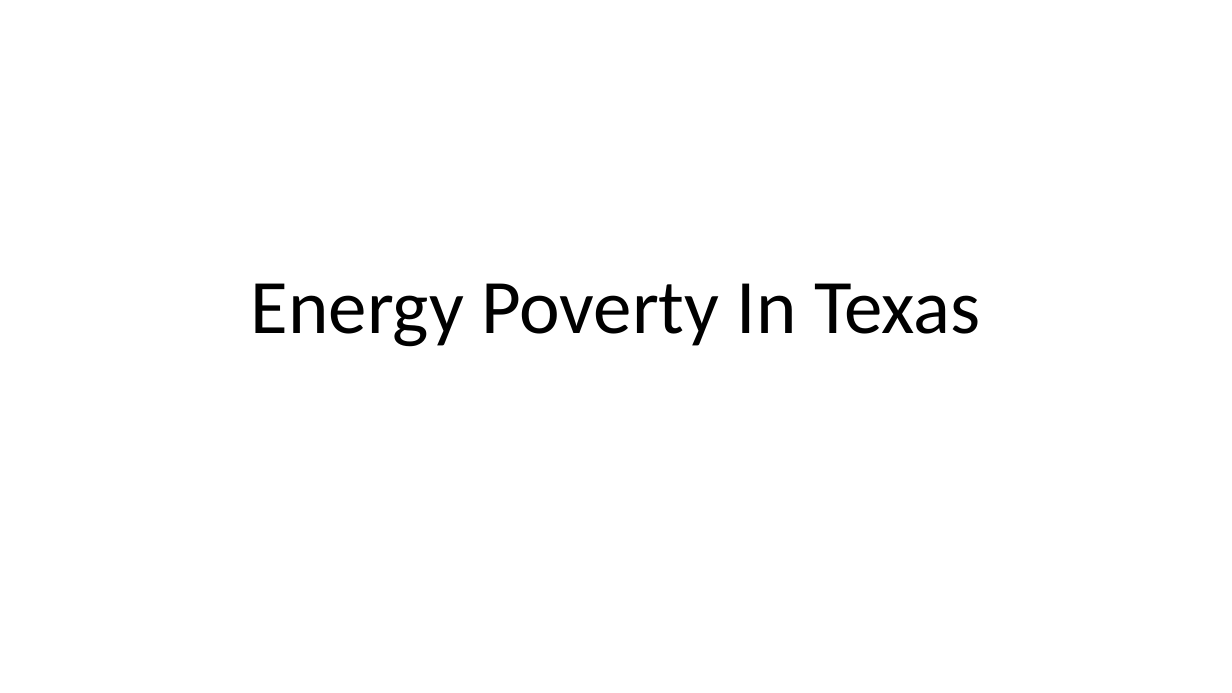
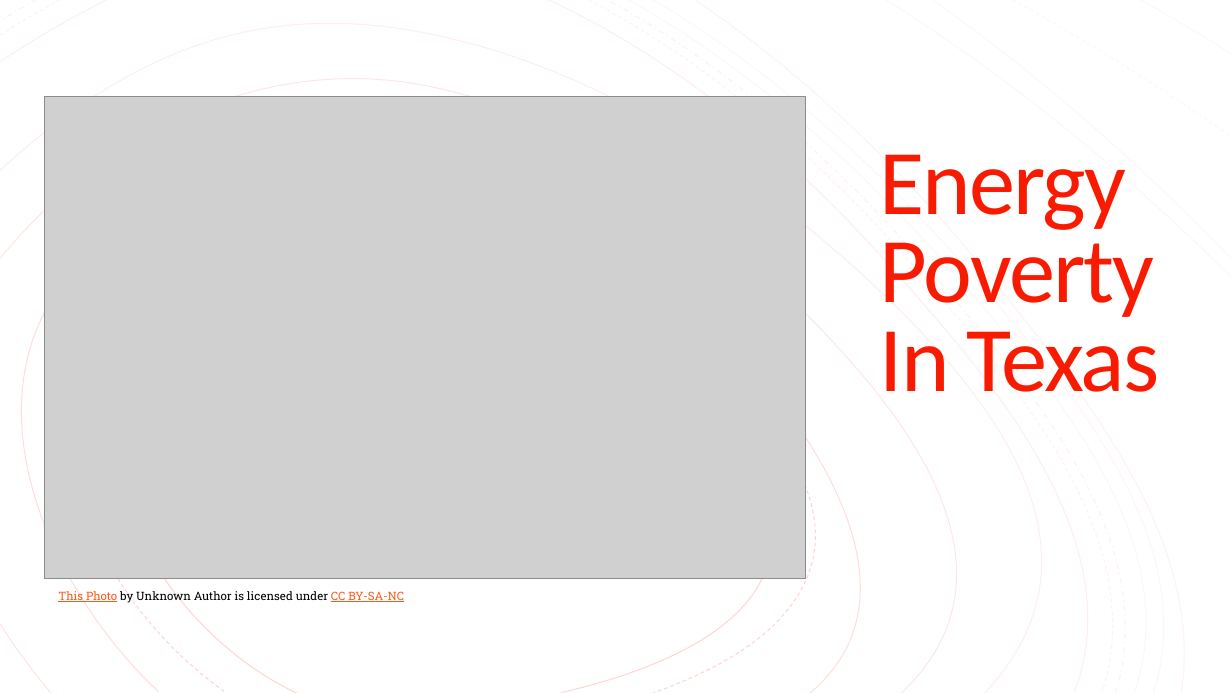
Before and after one commit to cnagbim/Data-Management-Final-Project-Agbim, a slide deck: slide 1 of writing_literature_present/final_presentation.pptx. Drawn at 1232x693 pixels with LibreOffice and Linux fonts; fonts in the diff are those of the drawing; grey boxes stand for pictures. Boxes give left, top, right and bottom in pixels: in the first picture for what was removed or moved away, otherwise in the second. Text is boxed around its words. In the diff, an @@ line names an element or a change of style, - is before the commit and + after.

```diff
--- a/writing_literature_present/final_presentation.pptx
+++ b/writing_literature_present/final_presentation.pptx
@@ rectangle added at (0,0,1232,693), fill #FFFFFF @@
@@ group added at (0,0,1232,693): 17 freeform shapes @@
@@ group added at (0,0,1232,693): 17 freeform shapes @@
@@ picture added at (45,97,806,579) @@
@@ title "Energy Poverty In Texas": place and size @@
-title "Energy Poverty In Texas" at (251,283,981,347)
+title "Energy Poverty In Texas" at (880,154,1159,392)
@@ title "Energy Poverty In Texas" at (880,154,1159,392): size 60 to 72 pt, text colour #000000 to #F81B02, letter spacing 0 to -1.5 pt; alignment centre to left; line spacing 0.9 to 0.8 @@
@@ text added at (58,589,404,603), 9 pt, text #000000 @@
+This Photo by Unknown Author is licensed under CC BY-SA-NC
```
Also in this commit, not shown: 11 other slides changed, 6 slides added, 2 slides removed, 22 other files.
